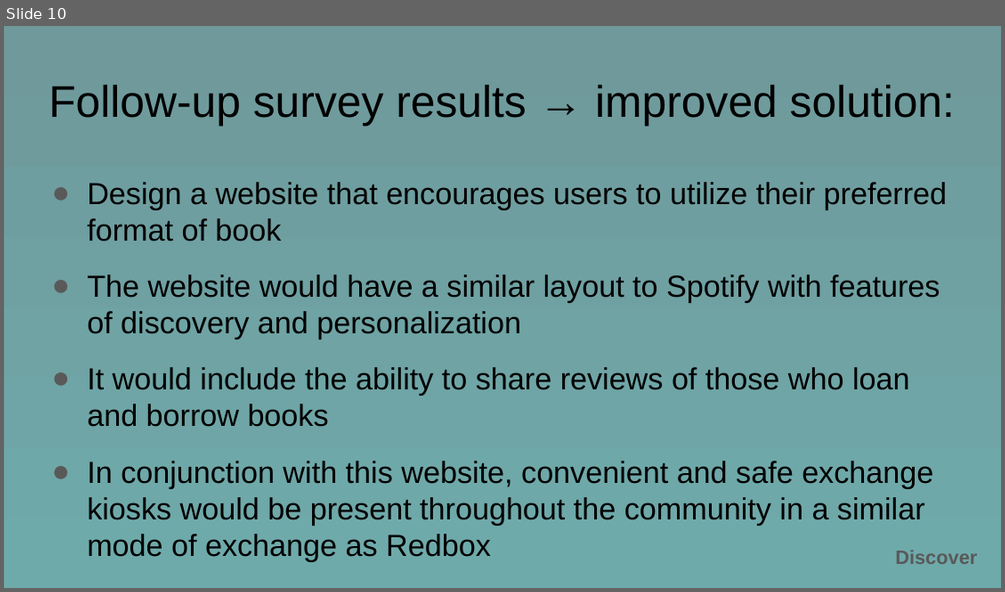
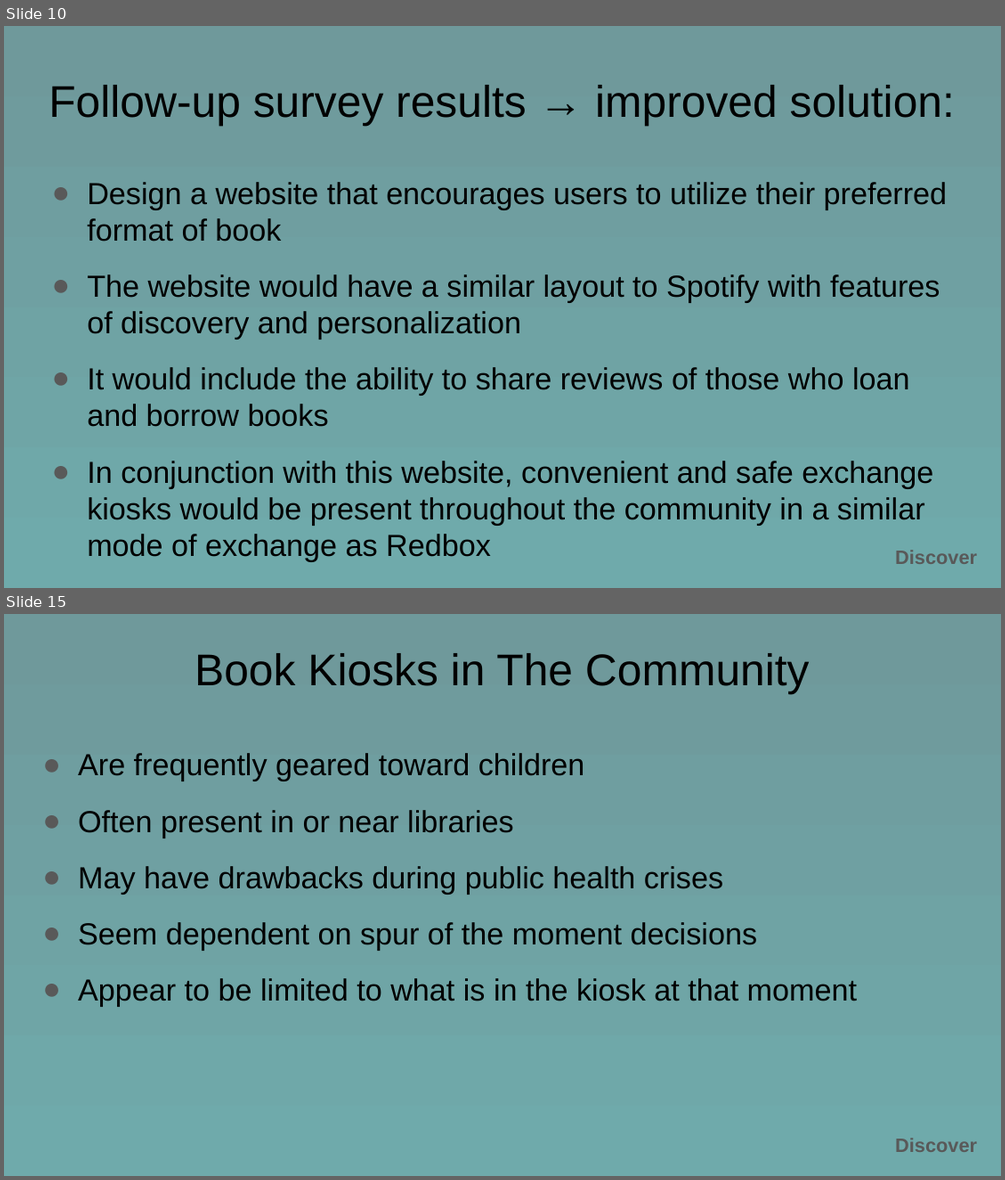
Before and after one commit to hlarkins/Book-Bay, a slide deck: BookBay.pptx. Shown one above the other, each under a label of ours: slide 10 before the commit, slides 10 and 15 after it; the slides between them are not shown. The pictures are 1005x592 and 1005x1180 pixels, drawn with LibreOffice and Linux fonts; fonts in the diff are those of the drawing. Boxes give left, top, right and bottom in pixels: in the first picture for what was removed or moved away, otherwise in the second. Text is boxed around its words. In the diff, an @@ line names an element or a change of style, - is before the commit and + after.

Commit message:
Add files via upload
UX2 Project - Book Bay - Final Draft

```diff
--- a/BookBay.pptx
+++ b/BookBay.pptx
@@ slide 15 added at <box>4,614,1001,1176</box>, background gradient #6F999B to #6FAAAB @@
@@ title added at <box>194,653,809,694</box>, 32 pt, text #000000 @@
+Book Kiosks in The Community
@@ text added at <box>78,753,857,1006</box>, 22 pt, text #000000 @@
+● Are frequently geared toward children
+● Often present in or near libraries
+● May have drawbacks during public health crises
+● Seem dependent on spur of the moment decisions
+● Appear to be limited to what is in the kiosk at that moment
@@ text added at <box>895,1137,977,1152</box>, 14 pt, text #595959, bold @@
+Discover
```
Also in this commit, not shown: 6 slides changed, 4 other slides added, 1 slide removed.
